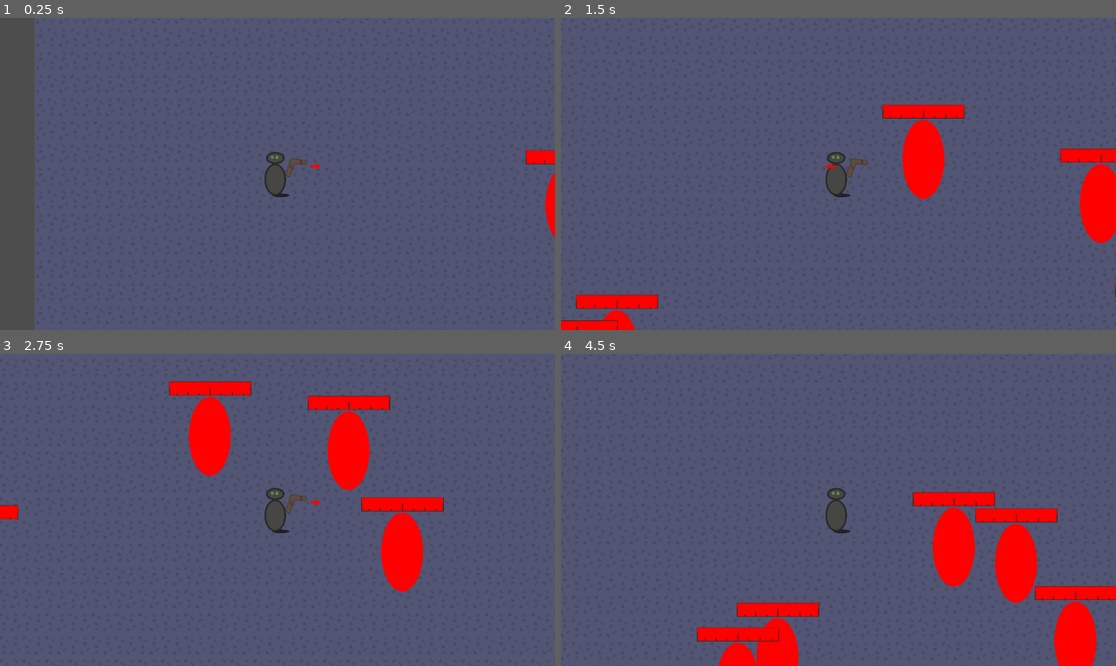
Above: before the commit, frames 1-4 (two rows, left to right).
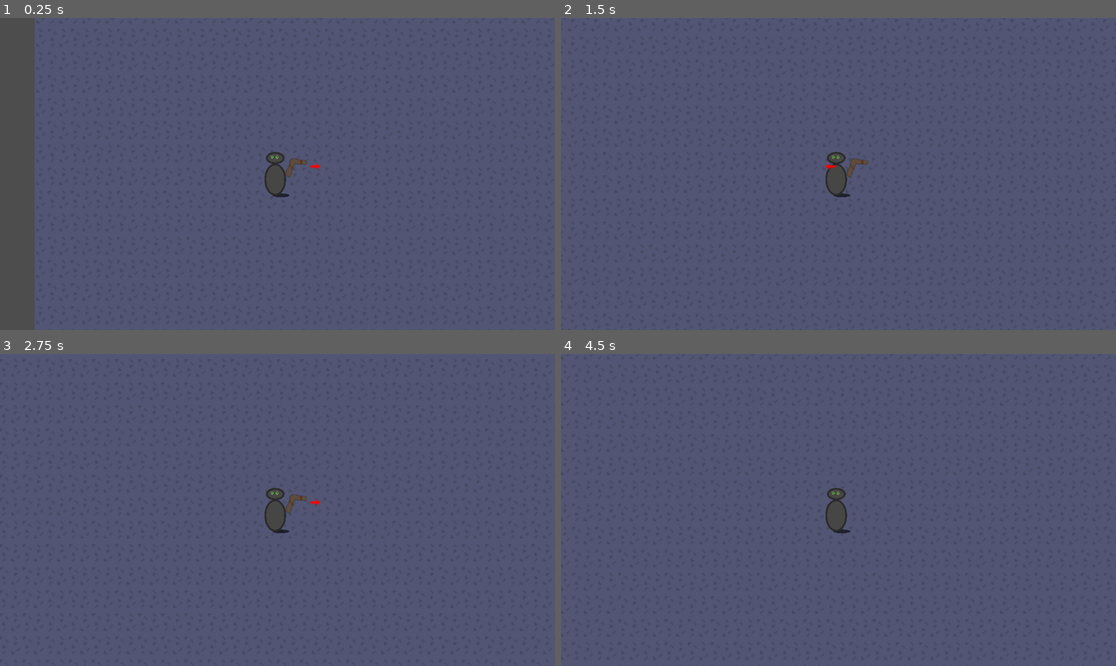
Above: after the commit, the same moments.

Repository: Jacob-Hawksley/Boomerang-Battleground
Game: Godot game, scene res://node.tscn
Two runs of this game, one before a commit and one after it. Both use one fixed random seed, a clock stepped at 60 frames per second and the inputs below.
Inputs:
- Up to frame 1 (0.25 s): no input
- Up to frame 2 (1.5 s): tap Enter at 0.5 s; hold D (right) 0.53-1.28 s; tap Down (aimdown) at 0.6 s; hold S (down) from 1.28 s (still down); tap Left (aimleft) at 1.35 s
- Up to frame 3 (2.75 s): release S (down) at 2.03 s; hold D (right) from 2.03 s (still down); tap Right (aimright) at 2.1 s
- Up to frame 4 (4.5 s): release D (right) at 2.78 s; hold W (up) 2.78-3.53 s; tap Up (aimup) at 2.85 s; hold A (left) from 3.53 s (still down); tap Space (shoot) at 3.6 s; tap Down (aimdown) at 4.35 s

The runs differ from the first frame. In frame 1, 0.5% of the frame differs, in the area x 94-100%, y 42-71%; in frame 2, 5.2%; in frame 3, 6.8%; in frame 4, 8.9%, in the area x 24-100%, y 44-100%.

Commit message:
added music

Diff:
--- /dev/null
+++ b/battleground_beats_bass.gd
@@ -0,0 +1,14 @@
+extends AudioStreamPlayer2D
+
+
+# Called when the node enters the scene tree for the first time.
+func _ready() -> void:
+	pass # Replace with function body.
+
+
+# Called every frame. 'delta' is the elapsed time since the previous frame.
+func _process(delta: float) -> void:
+	if Main.gamestate == 'upgrade' and playing == false:
+		play()
+	elif Main.gamestate != 'upgrade':
+		stop()
--- /dev/null
+++ b/battleground_beats_intro.gd
@@ -0,0 +1,14 @@
+extends AudioStreamPlayer2D
+
+
+# Called when the node enters the scene tree for the first time.
+func _ready() -> void:
+	pass # Replace with function body.
+
+
+# Called every frame. 'delta' is the elapsed time since the previous frame.
+func _process(delta: float) -> void:
+	if Main.gamestate == 'menu' and playing == false:
+		play()
+	elif Main.gamestate != 'menu':
+		stop()
--- /dev/null
+++ b/battleground_beats_wave.gd
@@ -0,0 +1,14 @@
+extends AudioStreamPlayer2D
+
+
+# Called when the node enters the scene tree for the first time.
+func _ready() -> void:
+	pass # Replace with function body.
+
+
+# Called every frame. 'delta' is the elapsed time since the previous frame.
+func _process(delta: float) -> void:
+	if Main.gamestate == 'wave' and playing == false:
+		play()
+	elif Main.gamestate != 'wave':
+		stop()
--- a/main.gd
+++ b/main.gd
@@ -1,7 +1,7 @@
 extends Node
 
 var thrown = null
-var gamestate = 'wave'
+var gamestate = 'menu'
 var enemynumber = null
 var enemymax = null
 var wave = null
--- a/node.tscn
+++ b/node.tscn
@@ -11,6 +11,12 @@
 [ext_resource type="Texture2D" uid="uid://dh4xn6rsus3gk" path="res://Arrow.png" id="8_r657h"]
 [ext_resource type="Script" uid="uid://dxs02jn58y0bt" path="res://arrow.gd" id="9_f0urt"]
 [ext_resource type="Script" uid="uid://bduvhsbrsh1cp" path="res://enemy.gd" id="11_jfkdj"]
+[ext_resource type="AudioStream" uid="uid://cfc0osgr8s2q6" path="res://Battleground Beats_Intro.mp3" id="12_aeaoo"]
+[ext_resource type="Script" uid="uid://bh53btfdatorm" path="res://battleground_beats_intro.gd" id="13_sps8e"]
+[ext_resource type="AudioStream" uid="uid://dkiij0158flwd" path="res://Battleground Beats_Wave.mp3" id="14_bnlop"]
+[ext_resource type="Script" uid="uid://bp2n5b7wonxv2" path="res://battleground_beats_wave.gd" id="15_oaeeq"]
+[ext_resource type="AudioStream" uid="uid://cbvak0i4mr455" path="res://Battleground Beats_Bass.mp3" id="16_ey15c"]
+[ext_resource type="Script" uid="uid://5hqr41ugpth" path="res://battleground_beats_bass.gd" id="17_p1837"]
 
 [sub_resource type="TileSetAtlasSource" id="TileSetAtlasSource_j2q8x"]
 texture = ExtResource("1_sy5k4")
@@ -117,3 +123,20 @@
 
 [node name="Enemy" type="Node" parent="."]
 script = ExtResource("11_jfkdj")
+
+[node name="Music" type="Node" parent="."]
+
+[node name="BattlegroundBeatsIntro" type="AudioStreamPlayer2D" parent="Music"]
+stream = ExtResource("12_aeaoo")
+max_distance = 200000.0
+script = ExtResource("13_sps8e")
+
+[node name="BattlegroundBeatsWave" type="AudioStreamPlayer2D" parent="Music"]
+stream = ExtResource("14_bnlop")
+max_distance = 200000.0
+script = ExtResource("15_oaeeq")
+
+[node name="BattlegroundBeatsBass" type="AudioStreamPlayer2D" parent="Music"]
+stream = ExtResource("16_ey15c")
+max_distance = 200000.0
+script = ExtResource("17_p1837")
Not shown, added: Battleground Beats.mp3.import
Not shown, added: Battleground Beats_Bass.mp3.import
Not shown, added: Battleground Beats_Intro.mp3.import
Not shown, added: Battleground Beats_Wave.mp3.import
Not shown, added: battleground_beats_bass.gd.uid
Not shown, added: battleground_beats_intro.gd.uid
Not shown, added: battleground_beats_wave.gd.uid
Not shown: 1 places in node.tscn that only renumber resources
Not shown, added: Battleground Beats.mp3
Not shown, added: Battleground Beats_Bass.mp3
Not shown, added: Battleground Beats_Intro.mp3
Not shown, added: Battleground Beats_Wave.mp3
